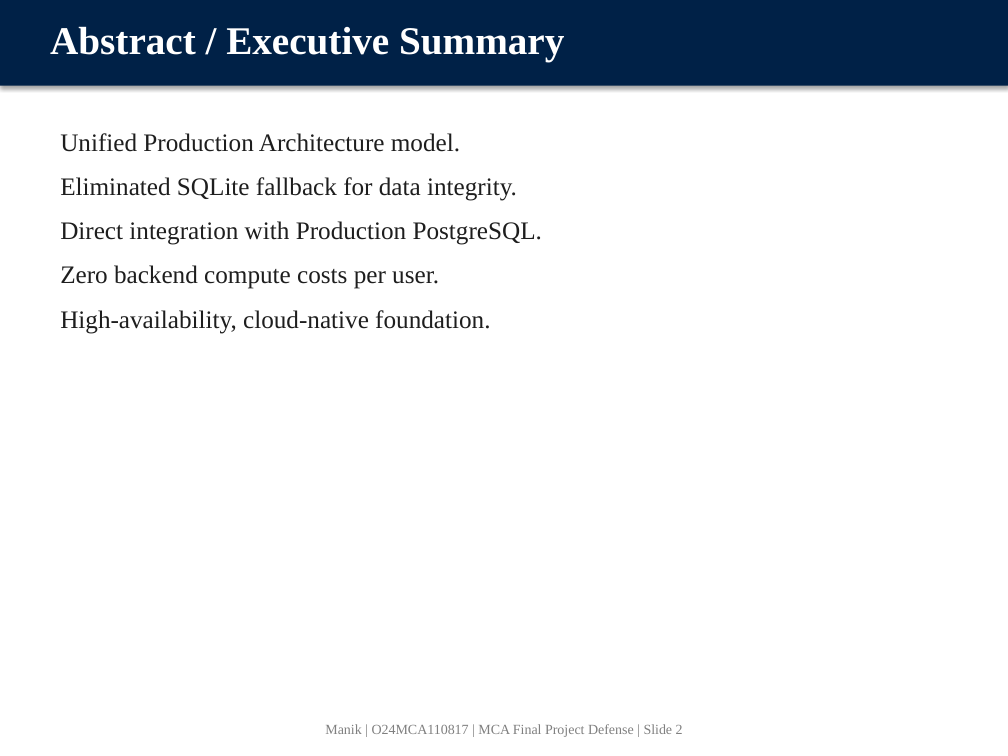
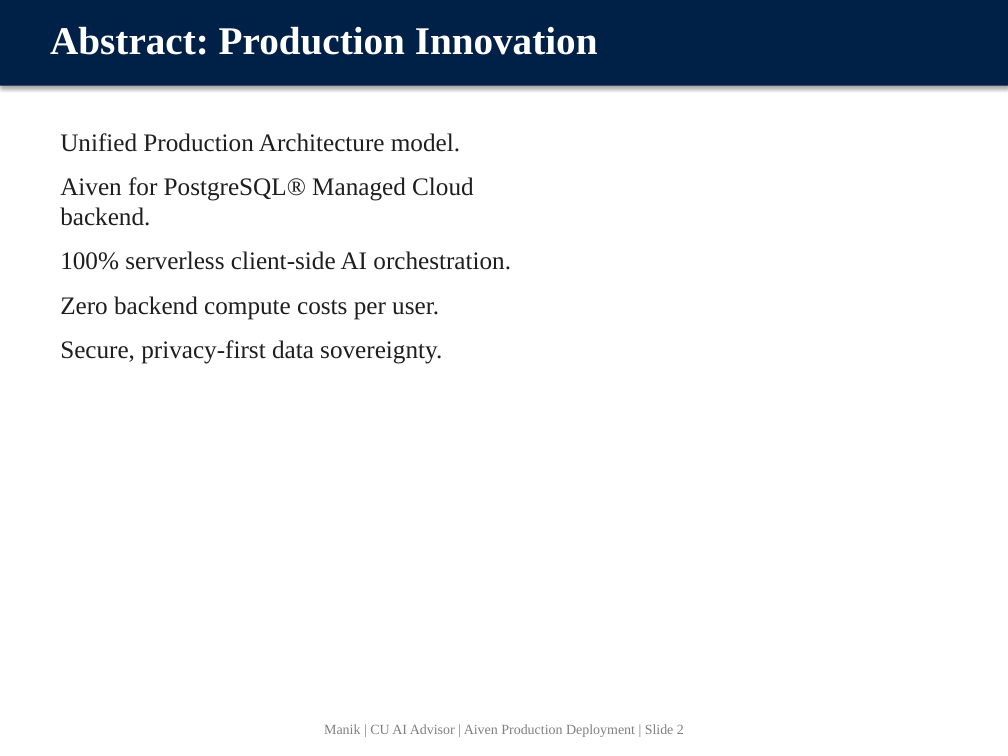
Before and after one commit to manikbholaji/ai-chatbot, a slide deck: slide 2 of CU_AI_Advisor_FINAL_MASTER.pptx. Drawn at 1008x756 pixels with LibreOffice and Linux fonts; fonts in the diff are those of the drawing. Boxes give left, top, right and bottom in pixels: in the first picture for what was removed or moved away, otherwise in the second. Text is boxed around its words. In the diff, an @@ line names an element or a change of style, - is before the commit and + after.

Commit message:
docs: finalize all deliverables with unified production architecture and Aiven cloud deployment details

```diff
--- a/CU_AI_Advisor_FINAL_MASTER.pptx
+++ b/CU_AI_Advisor_FINAL_MASTER.pptx
@@ text at bbox=[50, 26, 598, 55]: text changed @@
-Abstract / Executive Summary
+Abstract: Production Innovation
@@ text at bbox=[60, 177, 511, 270]: text changed @@
-Eliminated SQLite fallback for data integrity.
-Direct integration with Production PostgreSQL.
+Aiven for PostgreSQL® Managed Cloud backend.
+100% serverless client-side AI orchestration.
@@ text at bbox=[60, 340, 442, 364]: text changed @@
-High-availability, cloud-native foundation.
+Secure, privacy-first data sovereignty.
@@ text at bbox=[324, 724, 684, 737]: text changed @@
-Manik | O24MCA110817 | MCA Final Project Defense | Slide 2
+Manik | CU AI Advisor | Aiven Production Deployment | Slide 2
```
Also in this commit, not shown: 1 other slide changed, 3 slides added, 9 slides removed, 1 other file.
